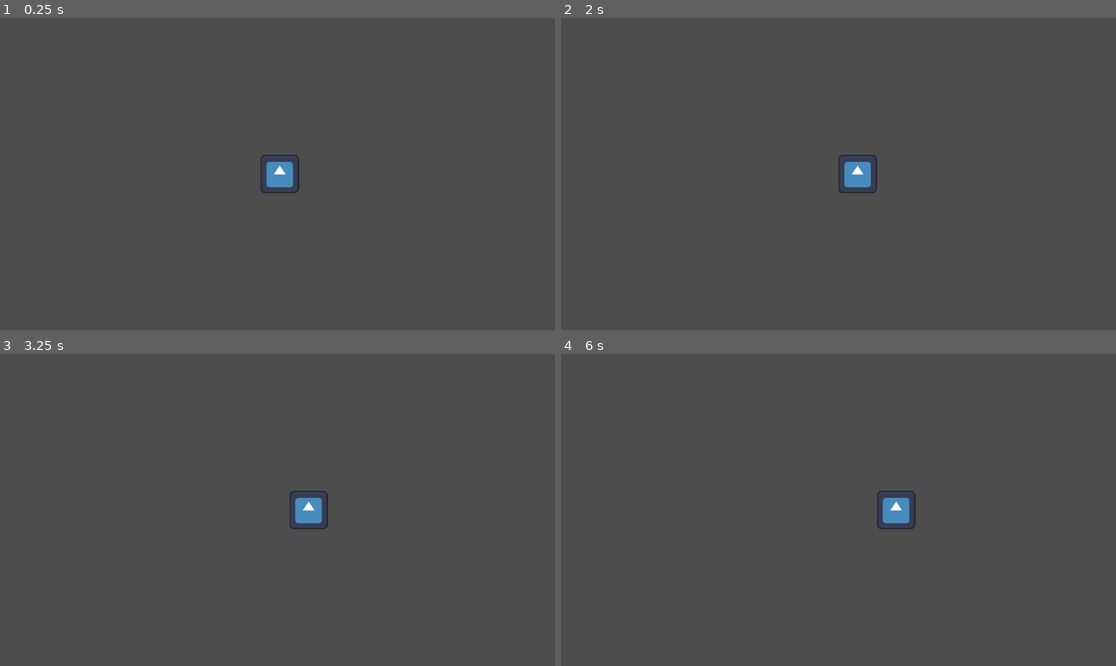
Above: before the commit, frames 1-4 (two rows, left to right).
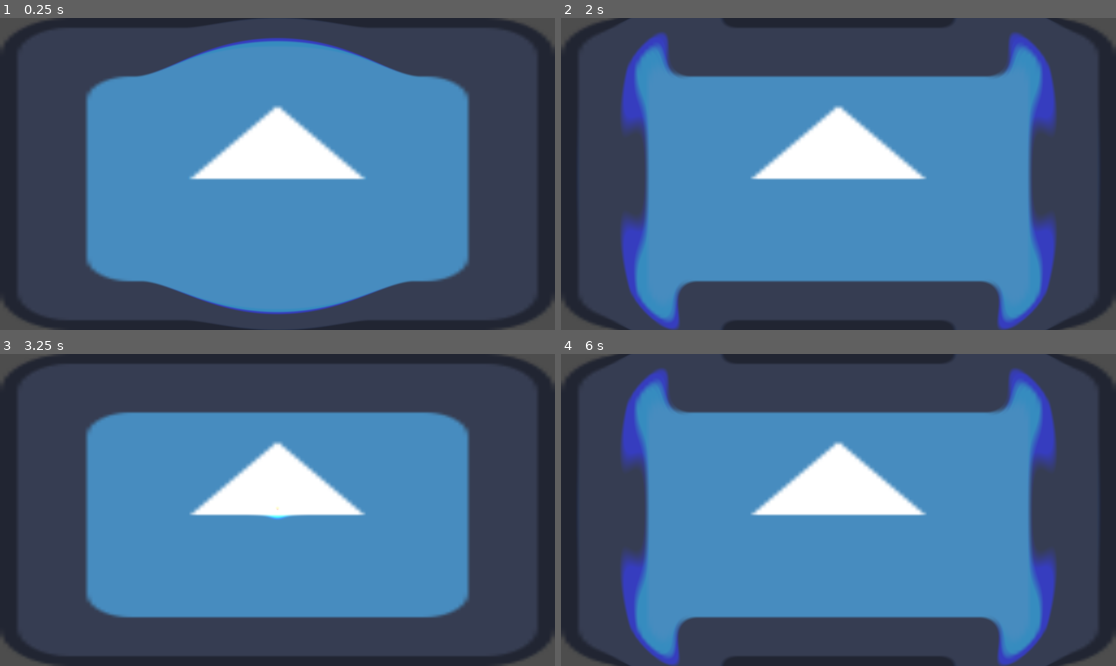
Above: after the commit, the same moments.

Repository: jpsalim21/gameoffjam2024
Game: Godot game, scene res://PackedScenes/CenaTeste.tscn
Two runs of this game, one before a commit and one after it. Both use one fixed random seed, a clock stepped at 60 frames per second and the inputs below. The project has no main scene, so this scene is started directly. The engine's default icon, where the game draws it, is replaced by a stand-in: a white triangle on a blue panel in a dark square.
Inputs:
- Up to frame 1 (0.25 s): no input
- Up to frame 2 (2 s): no input
- Up to frame 3 (3.25 s): no input
- Up to frame 4 (6 s): no input

The runs differ from the first frame. In frame 1, 64% of the frame differs, in the area x 0-100%, y 0-100%; in frame 2, 64%; in frame 3, 58%; in frame 4, 64%.

Commit message:
Corrige inimigo e adiciona shader de shockwave

Diff:
--- a/PackedScenes/CenaTeste.tscn
+++ b/PackedScenes/CenaTeste.tscn
@@ -1,6 +1,55 @@
-[gd_scene load_steps=2 format=3 uid="uid://m1mtsgns7le0"]
+[gd_scene load_steps=8 format=3 uid="uid://m1mtsgns7le0"]
 
 [ext_resource type="PackedScene" uid="uid://gos0awnsgvaq" path="res://PackedScenes/inimigo.tscn" id="1_3ni4g"]
+[ext_resource type="Texture2D" uid="uid://cnqypsrrxdlkm" path="res://icon.svg" id="2_6ysfw"]
+[ext_resource type="Shader" path="res://Shaders/ShockWave.gdshader" id="2_lyk0s"]
+
+[sub_resource type="ShaderMaterial" id="ShaderMaterial_3klp5"]
+shader = ExtResource("2_lyk0s")
+shader_parameter/strength = 0.08
+shader_parameter/center = Vector2(0.5, 0.5)
+shader_parameter/radius = 0.25
+shader_parameter/aberration = 1.0
+shader_parameter/width = 0.0455
+shader_parameter/feather = 0.135
+
+[sub_resource type="Animation" id="Animation_lpln4"]
+resource_name = "teste"
+length = 0.8
+loop_mode = 1
+tracks/0/type = "value"
+tracks/0/imported = false
+tracks/0/enabled = true
+tracks/0/path = NodePath(".:material:shader_parameter/radius")
+tracks/0/interp = 1
+tracks/0/loop_wrap = true
+tracks/0/keys = {
+"times": PackedFloat32Array(0, 0.8),
+"transitions": PackedFloat32Array(1, 1),
+"update": 0,
+"values": [0.0, 1.0]
+}
+
+[sub_resource type="Animation" id="Animation_2lqoy"]
+length = 0.001
+tracks/0/type = "value"
+tracks/0/imported = false
+tracks/0/enabled = true
+tracks/0/path = NodePath(".:material:shader_parameter/radius")
+tracks/0/interp = 1
+tracks/0/loop_wrap = true
+tracks/0/keys = {
+"times": PackedFloat32Array(0),
+"transitions": PackedFloat32Array(1),
+"update": 0,
+"values": [0.25]
+}
+
+[sub_resource type="AnimationLibrary" id="AnimationLibrary_l2mah"]
+_data = {
+"RESET": SubResource("Animation_2lqoy"),
+"teste": SubResource("Animation_lpln4")
+}
 
 [node name="Node2D" type="Node2D"]
 
@@ -9,3 +58,27 @@
 process_callback = 0
 
 [node name="Inimigo" parent="." instance=ExtResource("1_3ni4g")]
+
+[node name="CanvasLayer" type="CanvasLayer" parent="."]
+
+[node name="TextureRect" type="TextureRect" parent="CanvasLayer"]
+anchors_preset = 15
+anchor_right = 1.0
+anchor_bottom = 1.0
+grow_horizontal = 2
+grow_vertical = 2
+texture = ExtResource("2_6ysfw")
+
+[node name="ColorRect" type="ColorRect" parent="CanvasLayer"]
+material = SubResource("ShaderMaterial_3klp5")
+anchors_preset = 15
+anchor_right = 1.0
+anchor_bottom = 1.0
+grow_horizontal = 2
+grow_vertical = 2
+
+[node name="AnimationPlayer" type="AnimationPlayer" parent="CanvasLayer/ColorRect"]
+libraries = {
+"": SubResource("AnimationLibrary_l2mah")
+}
+autoplay = "teste"
--- a/Scripts/InimigoPatrulha.gd
+++ b/Scripts/InimigoPatrulha.gd
@@ -1,11 +1,11 @@
 extends InimigoBase
 
-const SPEED = 600.0
+const SPEED = 100.0
 
 func _ready() -> void:
-	multiplicadorTemporal = 0.5
+	multiplicadorTemporal = 1
 
 func _physics_process(delta: float) -> void:
 	# Teste de movimentação
-	velocity = Vector2.RIGHT * SPEED * (delta * multiplicadorTemporal)
+	velocity = Vector2.RIGHT * SPEED * (multiplicadorTemporal)
 	move_and_slide()
--- /dev/null
+++ b/Shaders/ShockWave.gdshader
@@ -0,0 +1,31 @@
+shader_type canvas_item;
+
+uniform float strength: hint_range(0.0, 0.1, 0.001) = 0.08;
+uniform vec2 center = vec2(0.5, 0.5);
+uniform float radius: hint_range(0.0, 1.0, 0.001) = 0.25;
+
+
+uniform float aberration: hint_range(0.0, 1.0, 0.001) = 0.425;
+uniform float width: hint_range(0.0, 0.1, 0.0001) = 0.04;
+uniform float feather: hint_range(0.0, 1.0, 0.001) = 0.135;
+
+uniform sampler2D SCREEN_TEXTURE : hint_screen_texture, filter_linear_mipmap;
+
+void fragment() {
+	vec2 st = SCREEN_UV;
+	float aspect_ratio = SCREEN_PIXEL_SIZE.y/SCREEN_PIXEL_SIZE.x;
+	vec2 scaled_st = (st -vec2(0.0, 0.5)) / vec2(1.0, aspect_ratio) + vec2(0,0.5);
+	vec2 dist_center = scaled_st - center;
+	float mask =  (1.0 - smoothstep(radius-feather, radius, length(dist_center))) * smoothstep(radius - width - feather, radius-width , length(dist_center));
+	vec2 offset = normalize(dist_center)*strength*mask;
+	vec2 biased_st = scaled_st - offset;
+
+	vec2 abber_vec = offset*aberration*mask;
+
+	vec2 final_st = st*(1.0-mask) + biased_st*mask;
+
+	vec4 red = texture(SCREEN_TEXTURE, final_st + abber_vec);
+	vec4 blue = texture(SCREEN_TEXTURE, final_st - abber_vec);
+	vec4 ori = texture(SCREEN_TEXTURE, final_st);
+	COLOR = vec4(red.r, ori.g, blue.b, 1.0);
+}
